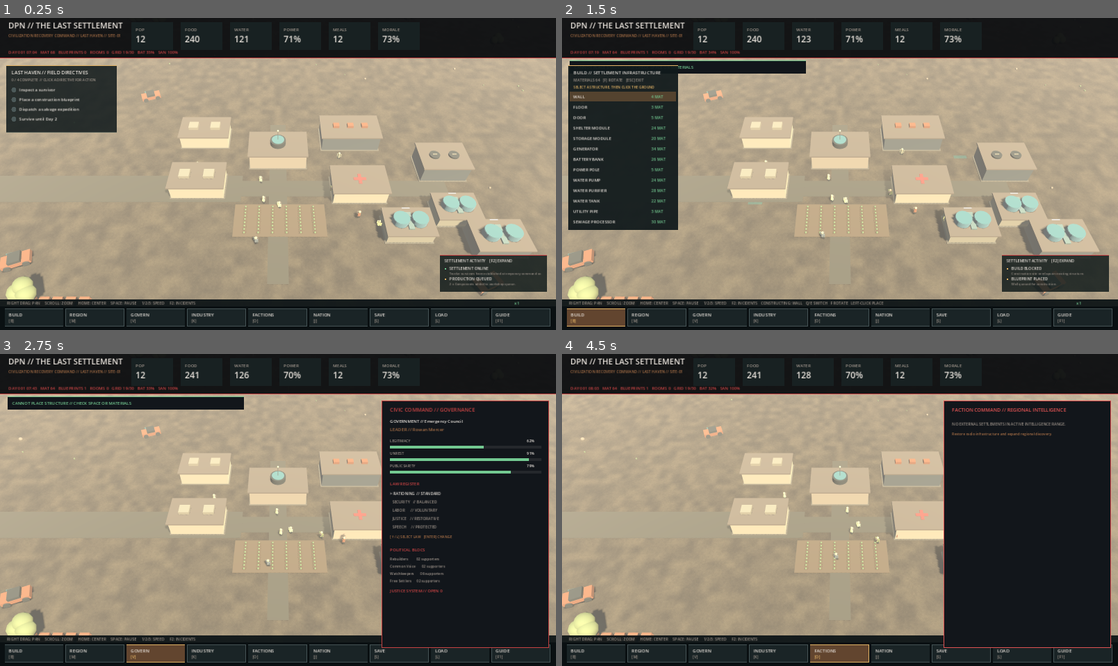
Above: before the commit, frames 1-4 (two rows, left to right).
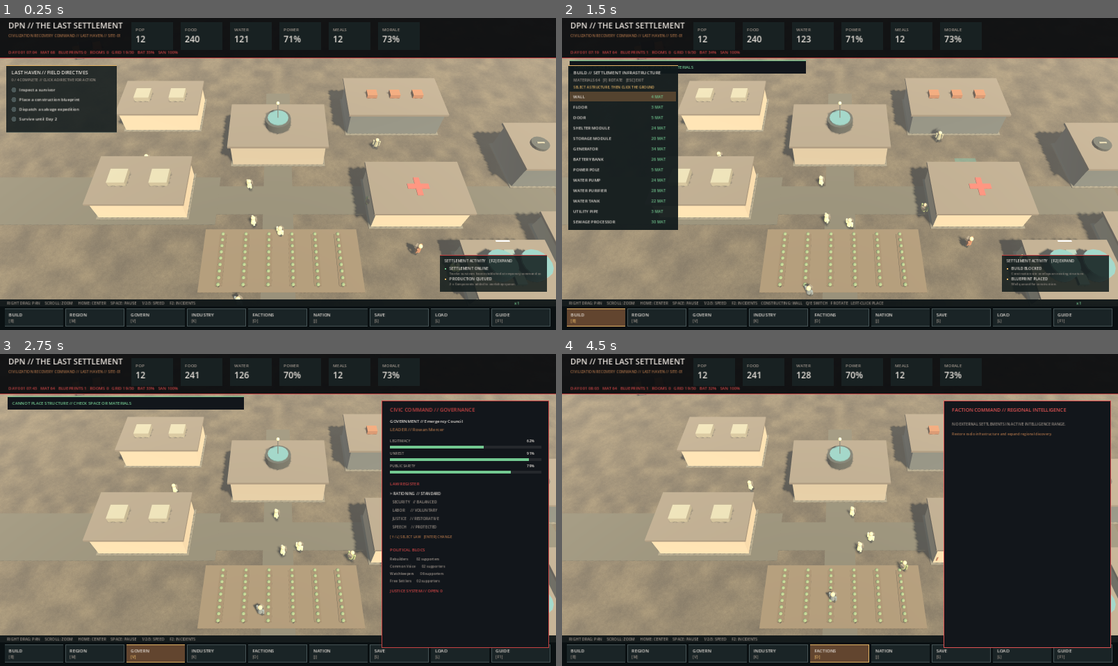
Above: after the commit, the same moments.

Repository: DPN-Technology/The-Last-Settlement
Game: Godot game, scene res://src/Main.tscn
The game is run twice, just before and just after one commit, with the same random seed, the same clock (stepped at 60 frames per second) and the same inputs.
Inputs (mouse positions are in pixels of both pictures, inside the frame that each line leads up to):
- Up to frame 1 (0.25 s): no input
- Up to frame 2 (1.5 s): tap Enter at 0.5 s; move the mouse to (962, 158) at 0.52 s; hold Right 0.53-1.25 s; tap B at 0.6 s; click (962, 158) at 0.67 s; tap Space at 0.77, 1.25 s; drag from (728, 189) to (812, 236) at 1.27 s
- Up to frame 3 (2.75 s): move the mouse to (333, 441) at 2.02 s; hold Right from 2.03 s (still down); tap V at 2.1 s; click (333, 441) at 2.17 s
- Up to frame 4 (4.5 s): release Right at 2.75 s; drag from (812, 572) to (673, 463) at 2.77 s; move the mouse to (1006, 556) at 3.52 s; hold Left 3.53-4.25 s; tap O at 3.6 s; click (1006, 556) at 3.67 s; tap Space at 3.77 s; tap Enter at 4.25 s; drag from (673, 463) to (756, 432) at 4.27 s

The runs differ from the first frame. In frame 1, 25% of the frame differs, in the area x 0-100%, y 12-91%; in frame 2, 23%; in frame 3, 16%; in frame 4, 17%.

Commit message:
feat(3d): true orbiting oblique camera with immersive zoom and rotation

Diff:
--- a/src/settlement_world_3d.gd
+++ b/src/settlement_world_3d.gd
@@ -37,7 +37,9 @@
 var survivors_layer: Node3D
 var terrain_layer: Node3D
 var focus := Vector3.ZERO
-var camera_distance := 78.0
+var camera_distance := 57.0
+var yaw := 0.0
+var pitch := deg_to_rad(53.0)
 var cached_layout := ""
 var last_daylight := -1
 var people: Dictionary = {}
@@ -248,13 +250,21 @@
 func _position_camera() -> void:
 	if camera == null:
 		return
-	camera.position = focus + Vector3(0, camera_distance * 0.89, camera_distance * 0.79)
+	var horizontal := camera_distance * cos(pitch)
+	camera.position = focus + Vector3(sin(yaw) * horizontal, camera_distance * sin(pitch), cos(yaw) * horizontal)
 	camera.look_at(focus, Vector3.UP)
 
 func pan_screen(delta: Vector2) -> void:
 	var sensitivity := camera_distance * 0.00145
-	focus.x -= delta.x * sensitivity
-	focus.z -= delta.y * sensitivity
+	var right := Vector3(camera.global_transform.basis.x.x, 0, camera.global_transform.basis.x.z).normalized()
+	var depth := Vector3(camera.global_transform.basis.z.x, 0, camera.global_transform.basis.z.z).normalized()
+	focus -= right * delta.x * sensitivity
+	focus -= depth * delta.y * sensitivity
+	_position_camera()
+
+func orbit_camera(delta: Vector2) -> void:
+	yaw -= delta.x * 0.009
+	pitch = clampf(pitch + delta.y * 0.005, deg_to_rad(29.0), deg_to_rad(78.0))
 	_position_camera()
 
 func zoom_camera(direction: float) -> void:
